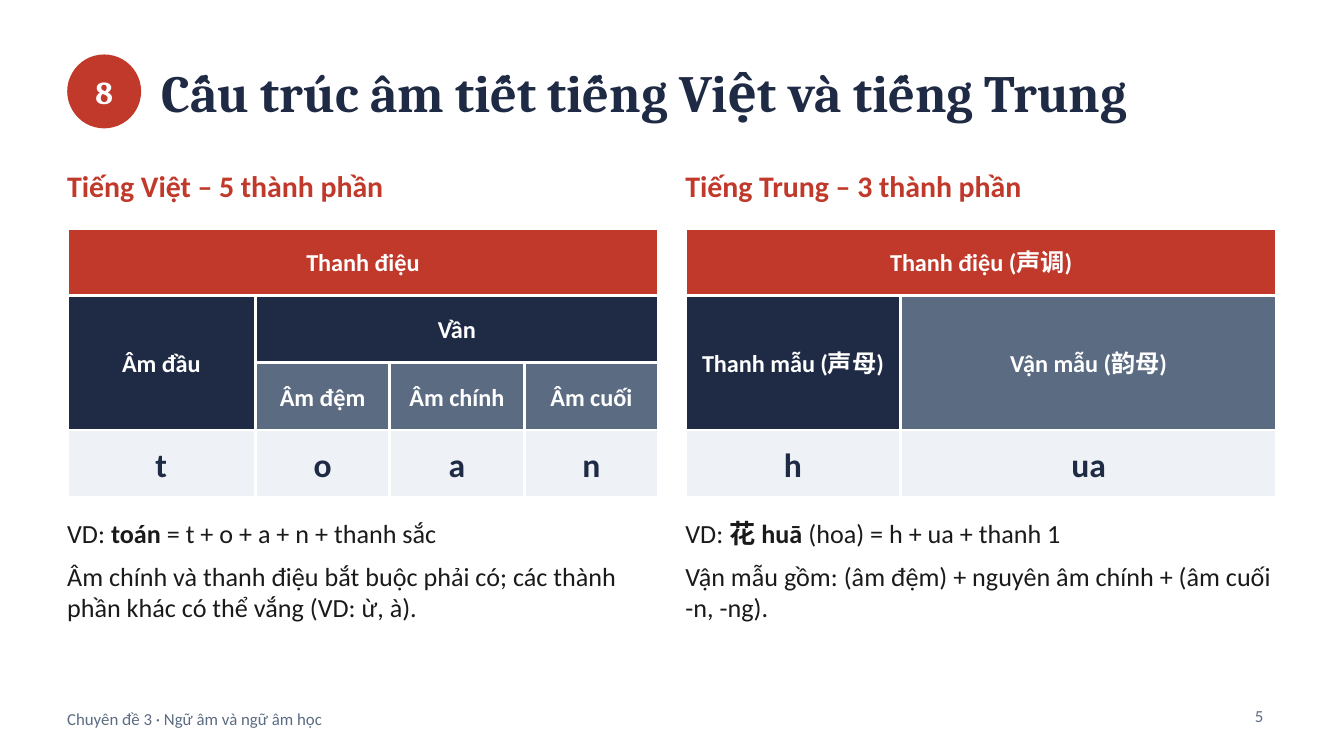
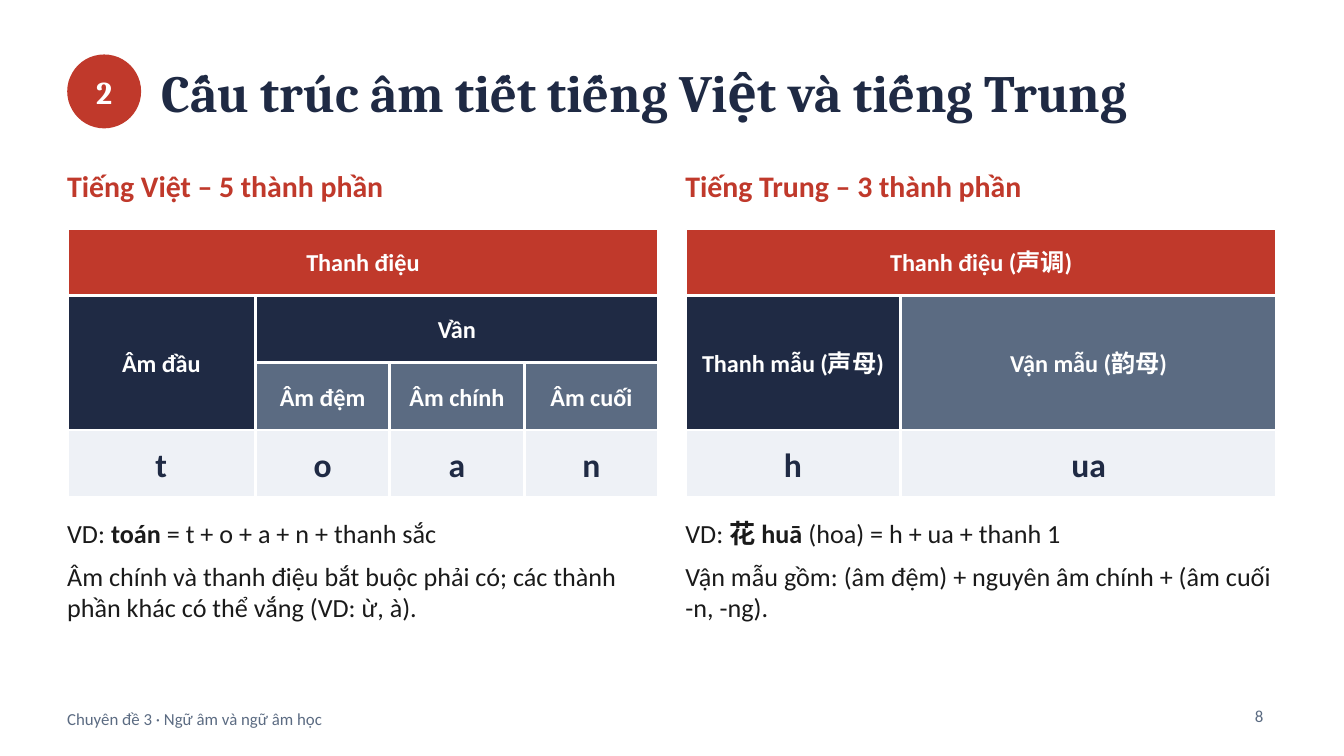
Before and after one commit to datpolime/Claude, a slide deck: slide 8 of Chuyen_de_3_Ngu_am_va_ngu_am_hoc.pptx (slide 5 before the commit). Drawn at 1344x756 pixels with LibreOffice and Linux fonts; fonts in the diff are those of the drawing. Boxes give left, top, right and bottom in pixels: in the first picture for what was removed or moved away, otherwise in the second. Text is boxed around its words. In the diff, an @@ line names an element or a change of style, - is before the commit and + after.

```diff
--- a/Chuyen_de_3_Ngu_am_va_ngu_am_hoc.pptx
+++ b/Chuyen_de_3_Ngu_am_va_ngu_am_hoc.pptx
@@ text at [96, 82, 112, 104]: text changed @@
-8
+2
@@ page number at [1255, 710, 1264, 722]: text changed @@
-5
+8
```
Also in this commit, not shown: 5 other slides changed, 32 slides added, 13 slides removed.
